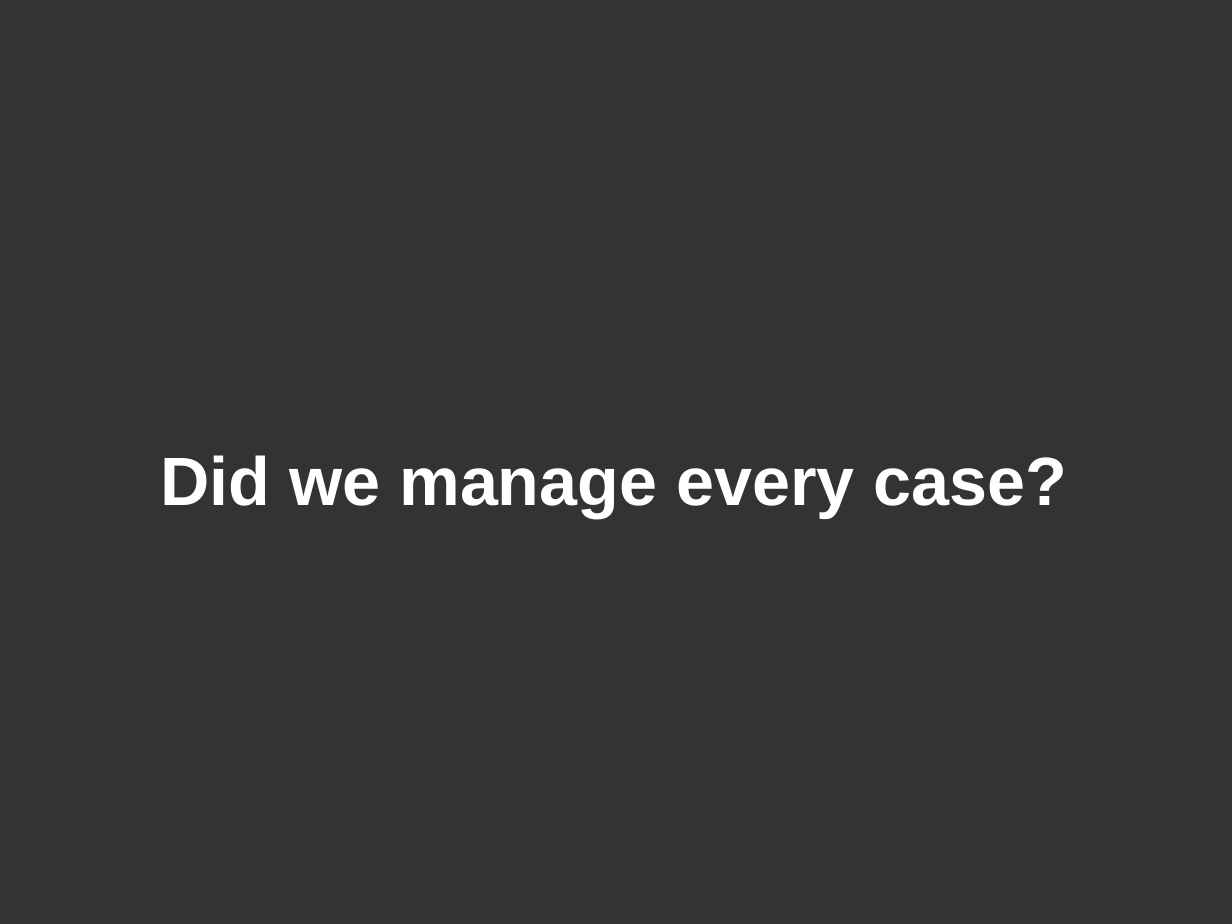
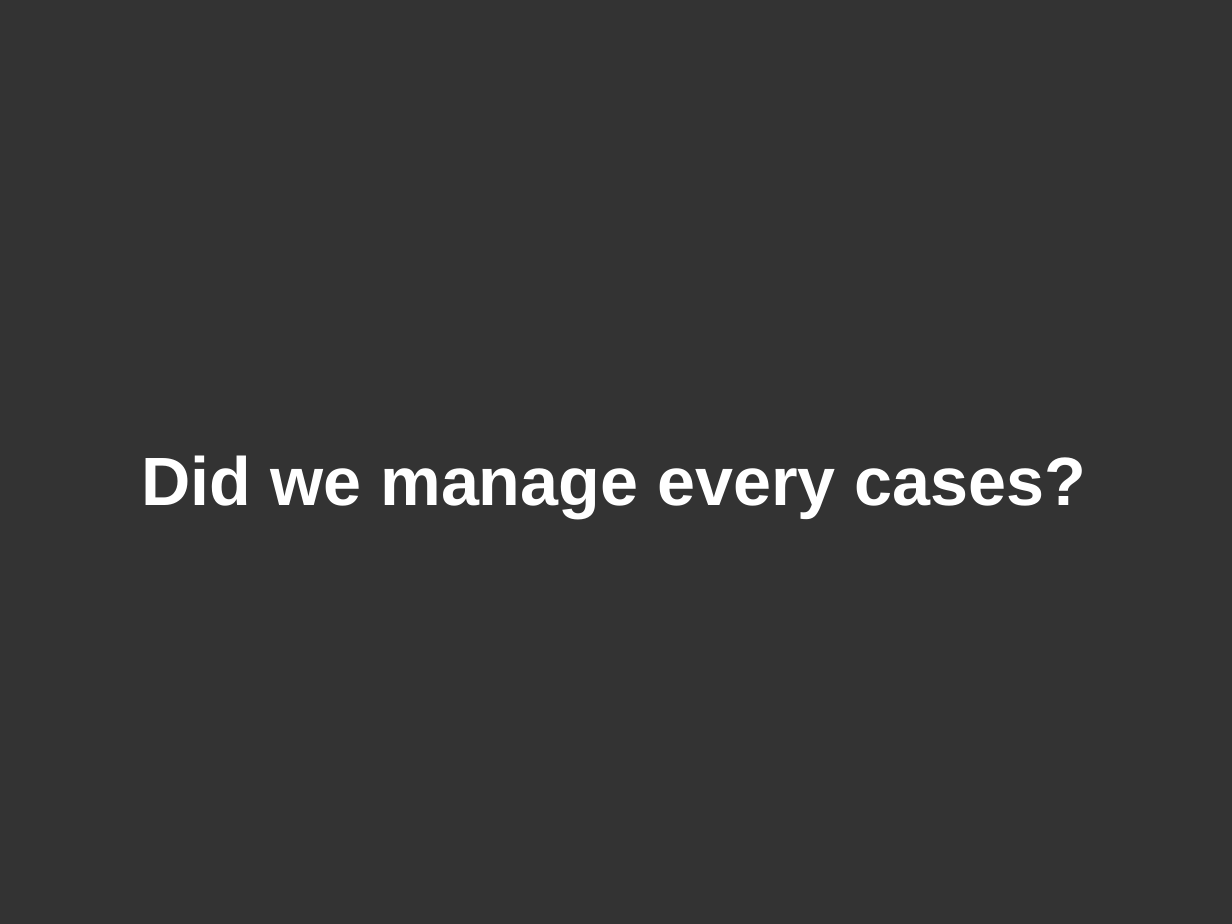
Before and after one commit to DanYellow/presentations, a slide deck: slide 16 of unit-tests/presentation.odp. Drawn at 1232x924 pixels with LibreOffice and Linux fonts; fonts in the diff are those of the drawing. Boxes give left, top, right and bottom in pixels: in the first picture for what was removed or moved away, otherwise in the second. Text is boxed around its words. In the diff, an @@ line names an element or a change of style, - is before the commit and + after.

```diff
--- a/unit-tests/presentation.odp
+++ b/unit-tests/presentation.odp
@@ title at (142,455,1085,518): text changed @@
-Did we manage every case?
+Did we manage every cases?
```
Also in this commit, not shown: 5 other slides changed, 2 slides added, 4 other files.
